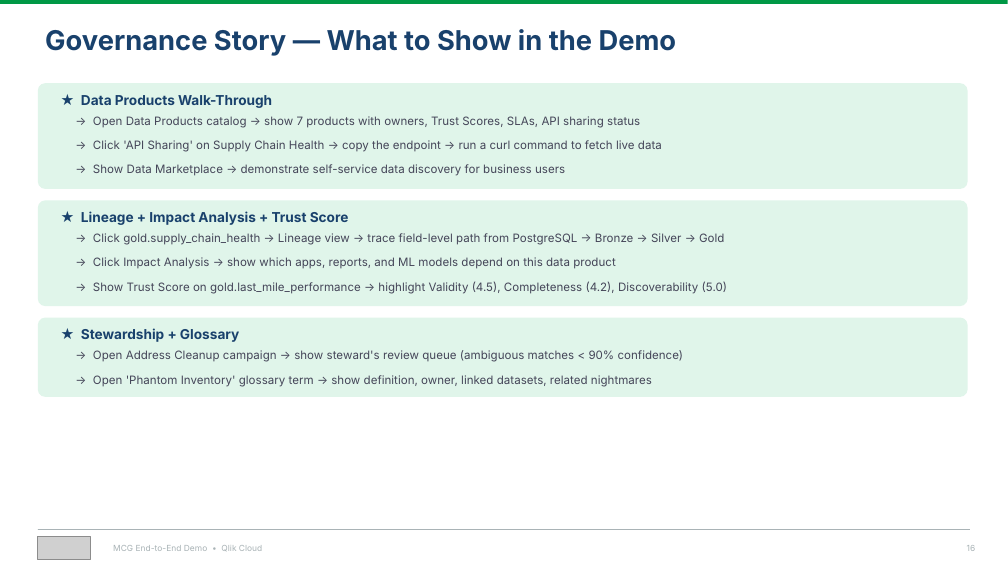
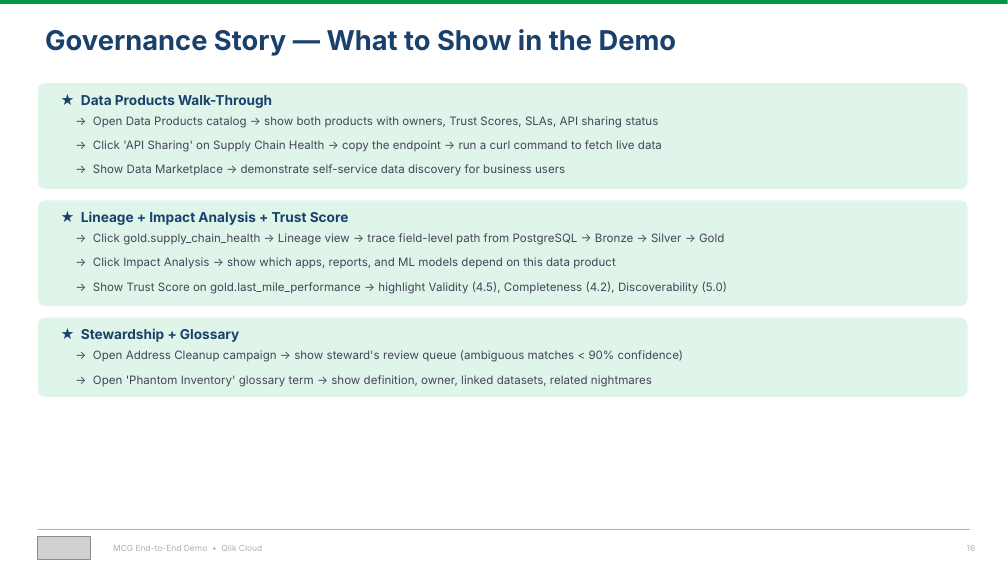
Before and after one commit to robertschoenfeldqlik/meridan_retail_group_qlik_demo_assets, a slide deck: slide 16 of MCG_Demo_Overview_Four_Stories.pptx. Drawn at 1008x567 pixels with LibreOffice and Linux fonts; fonts in the diff are those of the drawing; grey boxes stand for pictures. Boxes give left, top, right and bottom in pixels: in the first picture for what was removed or moved away, otherwise in the second. Text is boxed around its words. In the diff, an @@ line names an element or a change of style, - is before the commit and + after.

```diff
--- a/MCG_Demo_Overview_Four_Stories.pptx
+++ b/MCG_Demo_Overview_Four_Stories.pptx
@@ text at [93, 116, 658, 128]: text changed @@
-→ Open Data Products catalog → show 7 products with owners, Trust Scores, SLAs, API sharing status
+→ Open Data Products catalog → show both products with owners, Trust Scores, SLAs, API sharing status
```
Also in this commit, not shown: 1 other slide changed, 27 other files.
